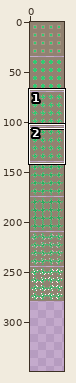
Sprite sheet, stored at Assets/Resources/Sprites/TileObjects/Cotton Farm/cotton-farm-bitmask.png. Above, an overview of the earlier version with the close-up marked.
Close-up. The starting point:
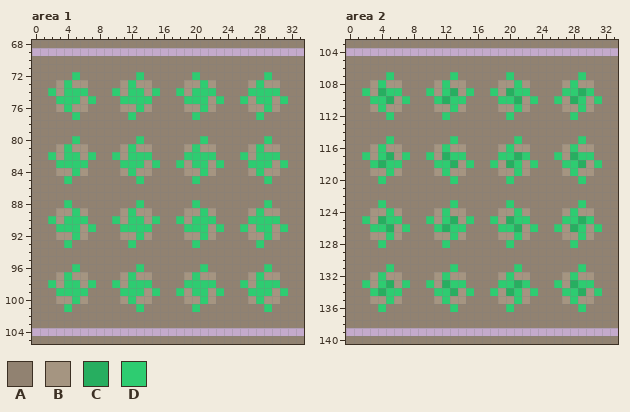
The file is 34x279 pixels. Shown: area 1: x 0..33, y 68..105; area 2: x 0..33, y 103..140. The old version is drawn lined up with the new one, on the new canvas. The commit also changed other parts of the picture, which this record leaves out.
Palette (. is transparent): A #918271  B #a59581  C #27ae60  D #2ecc71
Pixels before, area 1, first column x 0:
 68 AAAAAAAAAAAAAAAAAAAAAAAAAAAAAAAAAA
 69 ..................................
 70 AAAAAAAAAAAAAAAAAAAAAAAAAAAAAAAAAA
 71 AAAAAAAAAAAAAAAAAAAAAAAAAAAAAAAAAA
 72 AAAAADAAAAAAADAAAAAADAAAAAAAADAAAA
 73 AAABDBBAAAABDBBAAAABBDBAAAABDBBAAA
 74 AADBDDDAAADBDDBDAADBDDDAAAADDDDAAA
 75 AAADDDBDAAADDDDAAAADDDBDAADBDDBDAA
 76 AAABDBBAAAABBDBAAAABBDBAAAABBDBAAA
 77 AAAAADAAAAAADAAAAAAADAAAAAAADAAAAA
 78 AAAAAAAAAAAAAAAAAAAAAAAAAAAAAAAAAA
 79 AAAAAAAAAAAAAAAAAAAAAAAAAAAAAAAAAA
 80 AAAAADAAAAAAADAAAAAAADAAAAAAADAAAA
 81 AAABDBBAAAABDBBAAAABDBBAAAABDBBAAA
 82 AADBDDBDAADBDDDAAAADDDDAAADBDDDAAA
 83 AAADDDDAAAADDDBDAADBDDBDAAADDDBDAA
 84 AAABBDBAAAABDBBAAAABBDBAAAABDBBAAA
 85 AAAADAAAAAAAADAAAAAADAAAAAAAADAAAA
 86 AAAAAAAAAAAAAAAAAAAAAAAAAAAAAAAAAA
 87 AAAAAAAAAAAAAAAAAAAAAAAAAAAAAAAAAA
 88 AAAADAAAAAAAADAAAAAADAAAAAAAADAAAA
 89 AAABBDBAAAABDBBAAAABBDBAAAABDBBAAA
 90 AADBDDDAAADBDDBDAADBDDDAAAADDDDAAA
 91 AAADDDBDAAADDDDAAAADDDBDAADBDDBDAA
 92 AAABBDBAAAABBDBAAAABBDBAAAABBDBAAA
 93 AAAADAAAAAAADAAAAAAADAAAAAAADAAAAA
 94 AAAAAAAAAAAAAAAAAAAAAAAAAAAAAAAAAA
 95 AAAAAAAAAAAAAAAAAAAAAAAAAAAAAAAAAA
 96 AAAAADAAAAAAADAAAAAAADAAAAAAADAAAA
 97 AAABDBBAAAABDBBAAAABDBBAAAABDBBAAA
 98 AADBDDBDAADBDDDAAAADDDDAAADBDDDAAA
 99 AAADDDDAAAADDDBDAADBDDBDAAADDDBDAA
100 AAABBDBAAAABDBBAAAABBDBAAAABDBBAAA
101 AAAADAAAAAAAADAAAAAADAAAAAAAADAAAA
102 AAAAAAAAAAAAAAAAAAAAAAAAAAAAAAAAAA
103 AAAAAAAAAAAAAAAAAAAAAAAAAAAAAAAAAA
104 ..................................
105 AAAAAAAAAAAAAAAAAAAAAAAAAAAAAAAAAA
Pixels before, area 2, first column x 0:
103 AAAAAAAAAAAAAAAAAAAAAAAAAAAAAAAAAA
104 ..................................
105 AAAAAAAAAAAAAAAAAAAAAAAAAAAAAAAAAA
106 AAAAAAAAAAAAAAAAAAAAAAAAAAAAAAAAAA
107 AAAAADAAAAAAADAAAAAADAAAAAAAADAAAA
108 AAABDBBAAAABDBBAAAABBDBAAAABDBBAAA
109 AADBCDDAAADBDCBDAADBCDDAAAADDCDAAA
110 AAADDCBDAAADCDDAAAADDCBDAADBCDBDAA
111 AAABDBBAAAABBDBAAAABBDBAAAABBDBAAA
112 AAAAADAAAAAADAAAAAAADAAAAAAADAAAAA
113 AAAAAAAAAAAAAAAAAAAAAAAAAAAAAAAAAA
114 AAAAAAAAAAAAAAAAAAAAAAAAAAAAAAAAAA
115 AAAAADAAAAAAADAAAAAAADAAAAAAADAAAA
116 AAABDBBAAAABDBBAAAABDBBAAAABDBBAAA
117 AADBDCBDAADBCDDAAAADDCDAAADBCDDAAA
118 AAADCDDAAAADDCBDAADBCDBDAAADDCBDAA
119 AAABBDBAAAABDBBAAAABBDBAAAABDBBAAA
120 AAAADAAAAAAAADAAAAAADAAAAAAAADAAAA
121 AAAAAAAAAAAAAAAAAAAAAAAAAAAAAAAAAA
122 AAAAAAAAAAAAAAAAAAAAAAAAAAAAAAAAAA
123 AAAADAAAAAAAADAAAAAADAAAAAAAADAAAA
124 AAABBDBAAAABDBBAAAABBDBAAAABDBBAAA
125 AADBCDDAAADBDCBDAADBCDDAAAADDCDAAA
126 AAADDCBDAAADCDDAAAADDCBDAADBCDBDAA
127 AAABBDBAAAABBDBAAAABBDBAAAABBDBAAA
128 AAAADAAAAAAADAAAAAAADAAAAAAADAAAAA
129 AAAAAAAAAAAAAAAAAAAAAAAAAAAAAAAAAA
130 AAAAAAAAAAAAAAAAAAAAAAAAAAAAAAAAAA
131 AAAAADAAAAAAADAAAAAAADAAAAAAADAAAA
132 AAABDBBAAAABDBBAAAABDBBAAAABDBBAAA
133 AADBDCBDAADBCDDAAAADDCDAAADBCDDAAA
134 AAADCDDAAAADDCBDAADBCDBDAAADDCBDAA
135 AAABBDBAAAABDBBAAAABBDBAAAABDBBAAA
136 AAAADAAAAAAAADAAAAAADAAAAAAAADAAAA
137 AAAAAAAAAAAAAAAAAAAAAAAAAAAAAAAAAA
138 AAAAAAAAAAAAAAAAAAAAAAAAAAAAAAAAAA
139 ..................................
140 AAAAAAAAAAAAAAAAAAAAAAAAAAAAAAAAAA
The result:
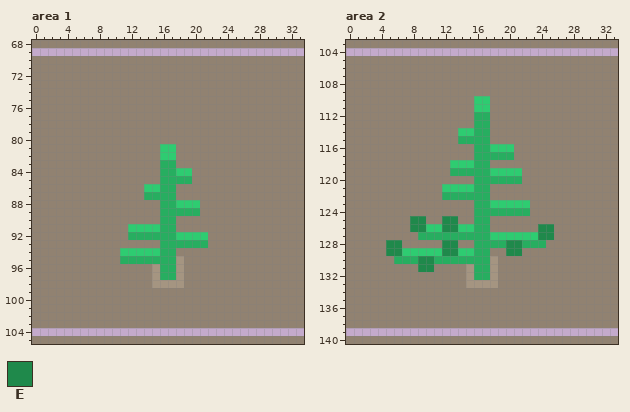
Colours new in this view: E #1f894b
Change:
canvas 34x279 -> 34x349
Area 1:
y 72: x 5 D -> A; x 13 D -> A; x 20 D -> A; x 29 D -> A
y 73: x 3..6 BDBB -> AAAA; x 11..14 BDBB -> AAAA; x 19..22 BBDB -> AAAA; x 27..30 BDBB -> AAAA
y 74: x 2..6 DBDDD -> AAAAA; x 10..15 DBDDBD -> AAAAAA; x 18..22 DBDDD -> AAAAA; x 27..30 DDDD -> AAAA
y 75: x 3..7 DDDBD -> AAAAA; x 11..14 DDDD -> AAAA; x 19..23 DDDBD -> AAAAA; x 26..31 DBDDBD -> AAAAAA
y 76: x 3..6 BDBB -> AAAA; x 11..14 BBDB -> AAAA; x 19..22 BBDB -> AAAA; x 27..30 BBDB -> AAAA
y 77: x 5 D -> A; x 12 D -> A; x 20 D -> A; x 28 D -> A
y 80: x 5 D -> A; x 13 D -> A; x 21 D -> A; x 29 D -> A
y 81: x 3..6 BDBB -> AAAA; x 11..14 BDBB -> AAAA; x 16..17 AA -> DD; x 19..22 BDBB -> AAAA; x 27..30 BDBB -> AAAA
y 82: x 2..7 DBDDBD -> AAAAAA; x 10..14 DBDDD -> AAAAA; x 16..17 AA -> DD; x 19..22 DDDD -> AAAA; x 26..30 DBDDD -> AAAAA
y 83: x 3..6 DDDD -> AAAA; x 11..23 DDDBDAADBDDBD -> AAAAACCAAAAAA; x 27..31 DDDBD -> AAAAA
y 84: x 3..6 BBDB -> AAAA; x 11..14 BDBB -> AAAA; x 16..22 AAABBDB -> CCDDAAA; x 27..30 BDBB -> AAAA
y 85: x 4 D -> A; x 13 D -> A; x 16..20 AAAAD -> CCCCA; x 29 D -> A
y 86: x 14..17 AAAA -> DDCC
y 87: x 14..17 AAAA -> CCCC
y 88: x 4 D -> A; x 13 D -> A; x 16..19 AAAA -> CCDD; x 29 D -> A
y 89: x 3..6 BBDB -> AAAA; x 11..14 BDBB -> AAAA; x 16..22 AAABBDB -> CCCCCAA; x 27..30 BDBB -> AAAA
y 90: x 2..6 DBDDD -> AAAAA; x 10..22 DBDDBDAADBDDD -> AAAAAACCAAAAA; x 27..30 DDDD -> AAAA
y 91: x 3..7 DDDBD -> AAAAA; x 11 D -> A; x 15..17 AAA -> DCC; x 19..23 DDDBD -> AAAAA; x 26..31 DBDDBD -> AAAAAA
y 92: x 3..6 BBDB -> AAAA; x 11..20 BBDBAAAABB -> ACCCCCCDDD; x 22 B -> A; x 27..30 BBDB -> AAAA
y 93: x 4 D -> A; x 12 D -> A; x 16..21 AAAADA -> CCCCCC; x 28 D -> A
y 94: x 11..17 AAAAAAA -> DDDDDCC
y 95: x 11..18 AAAAAAAA -> CCCCCCCB
y 96: x 5 D -> A; x 13 D -> A; x 15..18 AAAA -> BCCB; x 21 D -> A; x 29 D -> A
y 97: x 3..6 BDBB -> AAAA; x 11..22 BDBBAAAABDBB -> AAAABCCBAAAA; x 27..30 BDBB -> AAAA
y 98: x 2..7 DBDDBD -> AAAAAA; x 10..22 DBDDDAAAADDDD -> AAAAABBBBAAAA; x 26..30 DBDDD -> AAAAA
y 99: x 3..6 DDDD -> AAAA; x 11..15 DDDBD -> AAAAA; x 18..23 DBDDBD -> AAAAAA; x 27..31 DDDBD -> AAAAA
y 100: x 3..6 BBDB -> AAAA; x 11..14 BDBB -> AAAA; x 19..22 BBDB -> AAAA; x 27..30 BDBB -> AAAA
y 101: x 4 D -> A; x 13 D -> A; x 20 D -> A; x 29 D -> A
Area 2:
y 107: x 5 D -> A; x 13 D -> A; x 20 D -> A; x 29 D -> A
y 108: x 3..6 BDBB -> AAAA; x 11..14 BDBB -> AAAA; x 19..22 BBDB -> AAAA; x 27..30 BDBB -> AAAA
y 109: x 2..6 DBCDD -> AAAAA; x 10..15 DBDCBD -> AAAAAA; x 18..22 DBCDD -> AAAAA; x 27..30 DDCD -> AAAA
y 110: x 3..7 DDCBD -> AAAAA; x 11..14 DCDD -> AAAA; x 16..17 AA -> DD; x 19..23 DDCBD -> AAAAA; x 26..31 DBCDBD -> AAAAAA
y 111: x 3..6 BDBB -> AAAA; x 11..14 BBDB -> AAAA; x 16..17 AA -> DD; x 19..22 BBDB -> AAAA; x 27..30 BBDB -> AAAA
y 112: x 5 D -> A; x 12 D -> A; x 16..17 AA -> CC; x 20 D -> A; x 28 D -> A
y 113: x 16..17 AA -> CC
y 114: x 14..17 AAAA -> DDCC
y 115: x 5 D -> A; x 13..17 DAAAA -> ACCCC; x 21 D -> A; x 29 D -> A
y 116: x 3..6 BDBB -> AAAA; x 11..14 BDBB -> AAAA; x 16..19 AAAB -> CCDD; x 21..22 BB -> AA; x 27..30 BDBB -> AAAA
y 117: x 2..7 DBDCBD -> AAAAAA; x 10..14 DBCDD -> AAAAA; x 16..22 AAADDCD -> CCCCCAA; x 26..30 DBCDD -> AAAAA
y 118: x 3..6 DCDD -> AAAA; x 11..14 DDCB -> AADD; x 16..23 AADBCDBD -> CCAAAAAA; x 27..31 DDCBD -> AAAAA
y 119: x 3..6 BBDB -> AAAA; x 11..20 BDBBAAAABB -> AACCCCCDDD; x 22 B -> A; x 27..30 BDBB -> AAAA
y 120: x 4 D -> A; x 13 D -> A; x 16..21 AAAADA -> CCCCCC; x 29 D -> A
y 121: x 12..17 AAAAAA -> DDDDCC
y 122: x 12..17 AAAAAA -> CCCCCC
y 123: x 4 D -> A; x 13 D -> A; x 16..19 AAAA -> CCDD; x 21..22 AA -> DD; x 29 D -> A
y 124: x 3..6 BBDB -> AAAA; x 11..14 BDBB -> AAAA; x 16..22 AAABBDB -> CCCCCCC; x 27..30 BDBB -> AAAA
y 125: x 2..6 DBCDD -> AAAAA; x 8..22 AADBDCBDAADBCDD -> EEAAEEAACCAAAAA; x 27..30 DDCD -> AAAA
y 126: x 3..10 DDCBDAAA -> AAAAAEED; x 12..13 CD -> EE; x 15..17 AAA -> DCC; x 19..31 DDCBDAADBCDBD -> AAAAAEEAAAAAA
y 127: x 3..6 BBDB -> AAAA; x 9..20 AABBDBAAAABB -> CCCCCCCCCDDD; x 22..25 BAAA -> DDEE; x 27..30 BBDB -> AAAA
y 128: x 4..6 DAA -> AEE; x 12..13 DA -> EE; x 16..24 AAAADAAAA -> CCCCEECCC; x 28 D -> A
y 129: x 5..17 AAAAAAAAAAAAA -> EEDDDDDEEDDCC; x 20..21 AA -> EE
y 130: x 6..18 AAAAAAAAAAAAA -> CCCEECCCCCCCB
y 131: x 5 D -> A; x 9..10 AA -> EE; x 13 D -> A; x 15..18 AAAA -> BCCB; x 21 D -> A; x 29 D -> A
y 132: x 3..6 BDBB -> AAAA; x 11..22 BDBBAAAABDBB -> AAAABCCBAAAA; x 27..30 BDBB -> AAAA
y 133: x 2..7 DBDCBD -> AAAAAA; x 10..22 DBCDDAAAADDCD -> AAAAABBBBAAAA; x 26..30 DBCDD -> AAAAA
y 134: x 3..6 DCDD -> AAAA; x 11..15 DDCBD -> AAAAA; x 18..23 DBCDBD -> AAAAAA; x 27..31 DDCBD -> AAAAA
y 135: x 3..6 BBDB -> AAAA; x 11..14 BDBB -> AAAA; x 19..22 BBDB -> AAAA; x 27..30 BDBB -> AAAA
y 136: x 4 D -> A; x 13 D -> A; x 20 D -> A; x 29 D -> A
Pixel boxes of the changes (left, top, right, bottom) in both close-ups:
changed: (48, 72, 288, 312)
changed: (362, 72, 602, 312)
